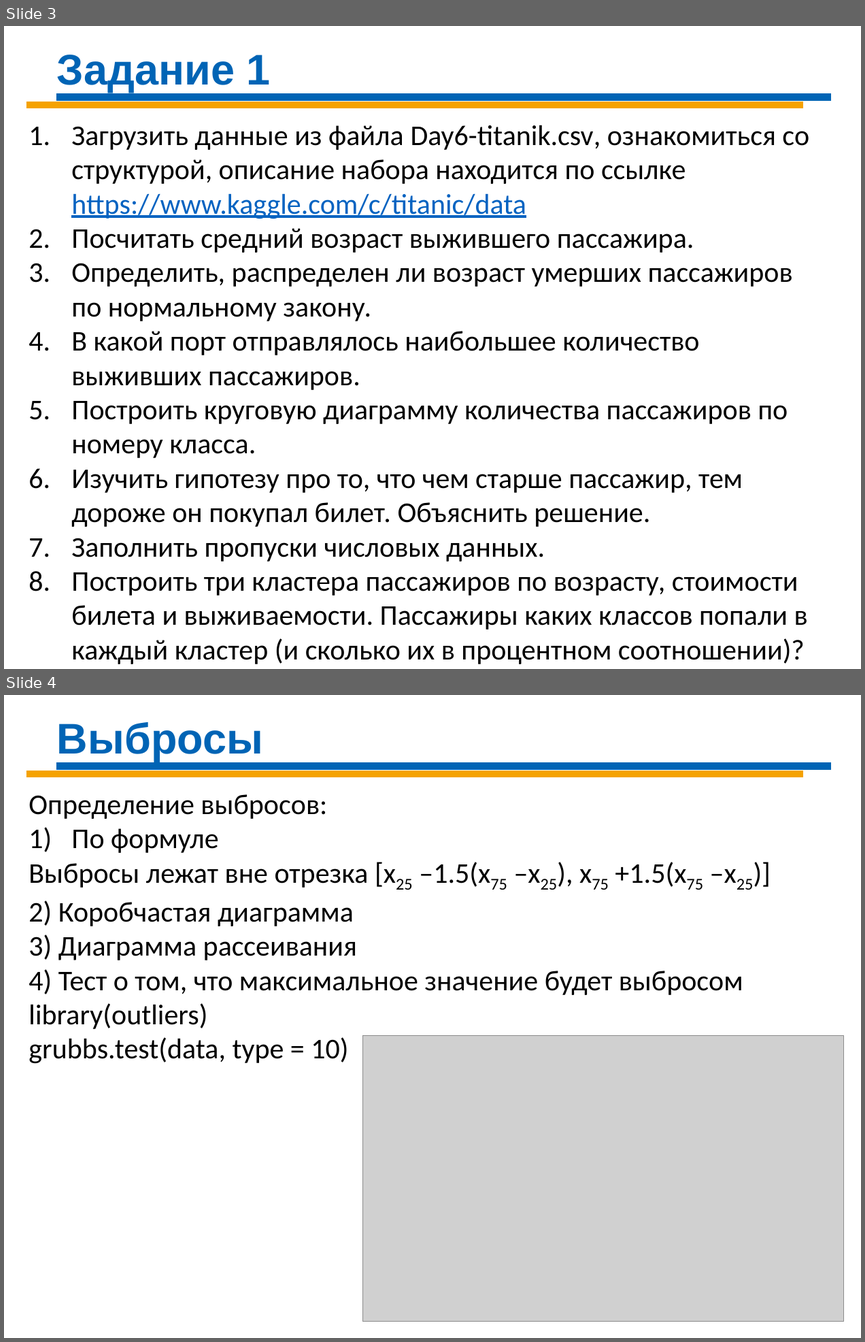
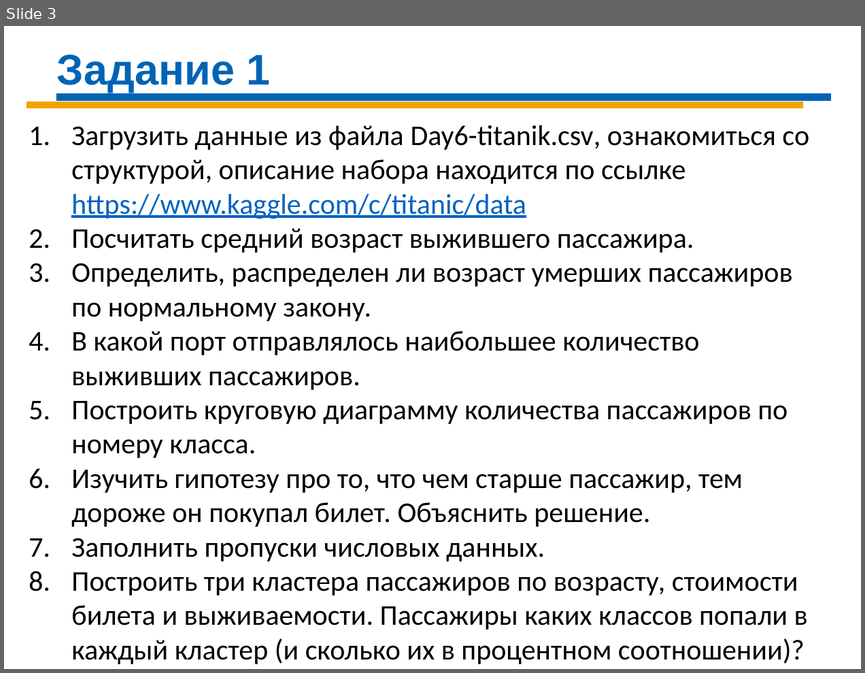
Before and after one commit to Demolis/Infopulse, a slide deck: DS_Sat_2020/DS-Day-06 R.pptx. Shown one above the other, each under a label of ours: slides 3 and 4 before the commit, slide 3 after it. The pictures are 865x1342 and 865x673 pixels, drawn with LibreOffice and Linux fonts; fonts in the diff are those of the drawing; grey boxes stand for pictures. Boxes give left, top, right and bottom in pixels: in the first picture for what was removed or moved away, otherwise in the second. Text is boxed around its words. In the diff, an @@ line names an element or a change of style, - is before the commit and + after.

```diff
--- a/DS_Sat_2020/DS-Day-06 R.pptx
+++ b/DS_Sat_2020/DS-Day-06 R.pptx
@@ slide 4 removed at [4,695,861,1338], background #FFFFFF @@
@@ text removed at [57,722,263,762] @@
-Выбросы
@@ line removed from (26, 774) to (802, 774) @@
@@ line removed from (56, 766) to (831, 766) @@
@@ text removed at [28,794,743,1064] @@
-Определение выбросов:
-1) По формуле
-Выбросы лежат вне отрезка [x25 –1.5(x75 –x25), x75 +1.5(x75 –x25)]
-2) Коробчастая диаграмма
-3) Диаграмма рассеивания
-4) Тест о том, что максимальное значение будет выбросом
-library(outliers)
-grubbs.test(data, type = 10)
@@ picture removed at [363,1035,844,1321] @@
```
Also in this commit, not shown: 2 other slides removed, 4 other files.
